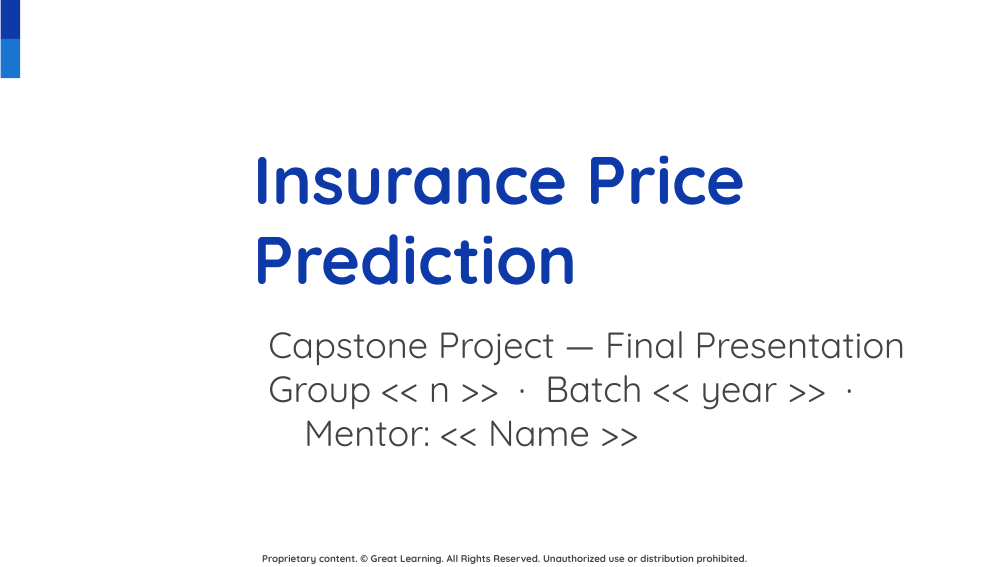
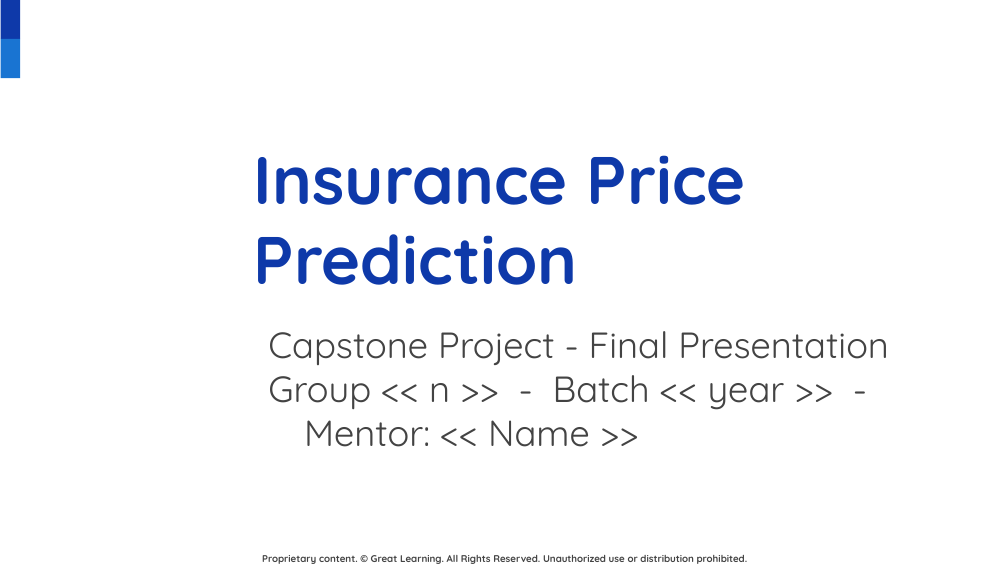
Before and after one commit to gunjan075/gl-capstone, a slide deck: slide 1 of Insurance_Price_Prediction_Final_Presentation.pptx. Drawn at 1008x567 pixels with LibreOffice and Linux fonts; fonts in the diff are those of the drawing; background and template pictures are left out. Boxes give left, top, right and bottom in pixels: in the first picture for what was removed or moved away, otherwise in the second. Text is boxed around its words. In the diff, an @@ line names an element or a change of style, - is before the commit and + after.

```diff
--- a/Insurance_Price_Prediction_Final_Presentation.pptx
+++ b/Insurance_Price_Prediction_Final_Presentation.pptx
@@ subtitle at (268,331,889,447): text changed @@
-Capstone Project — Final Presentation
-Group << n >> · Batch << year >> · Mentor: << Name >>
+Capstone Project - Final Presentation
+Group << n >> - Batch << year >> - Mentor: << Name >>
```
Also in this commit, not shown: 15 other slides changed, 22 other files.
